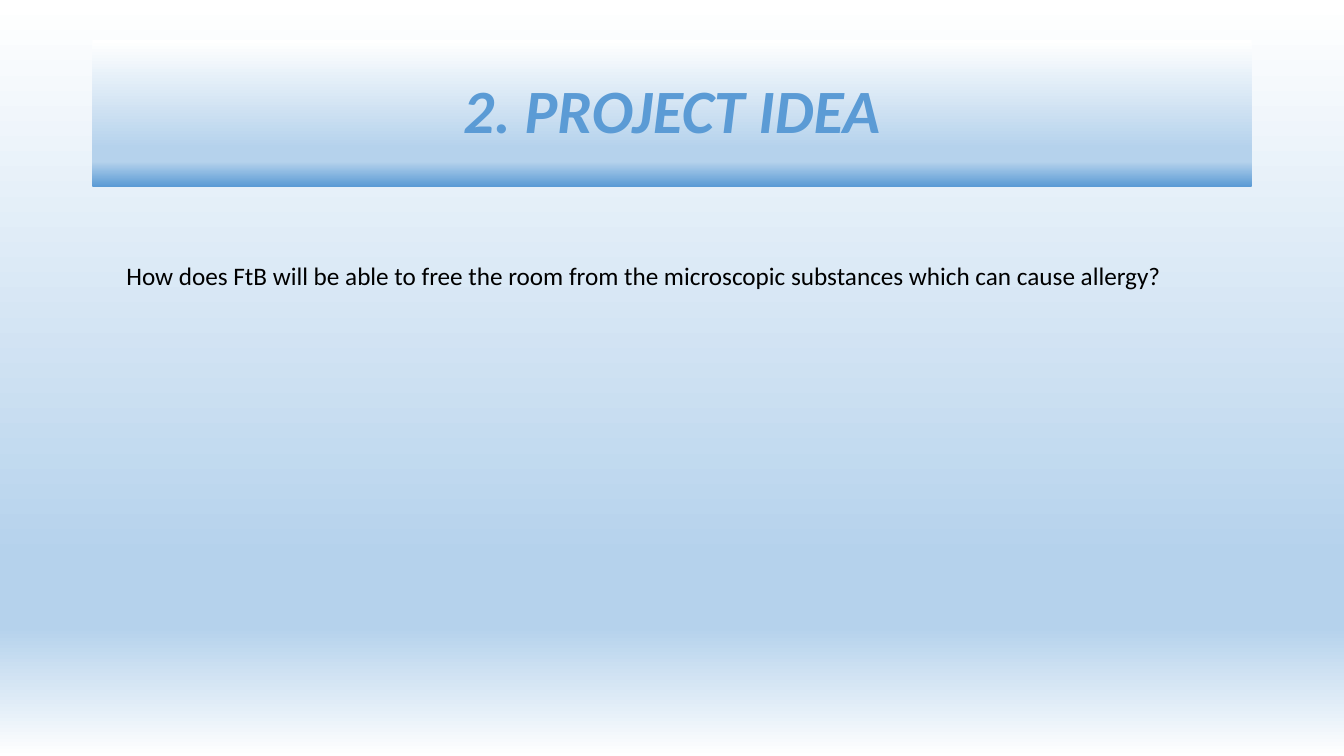
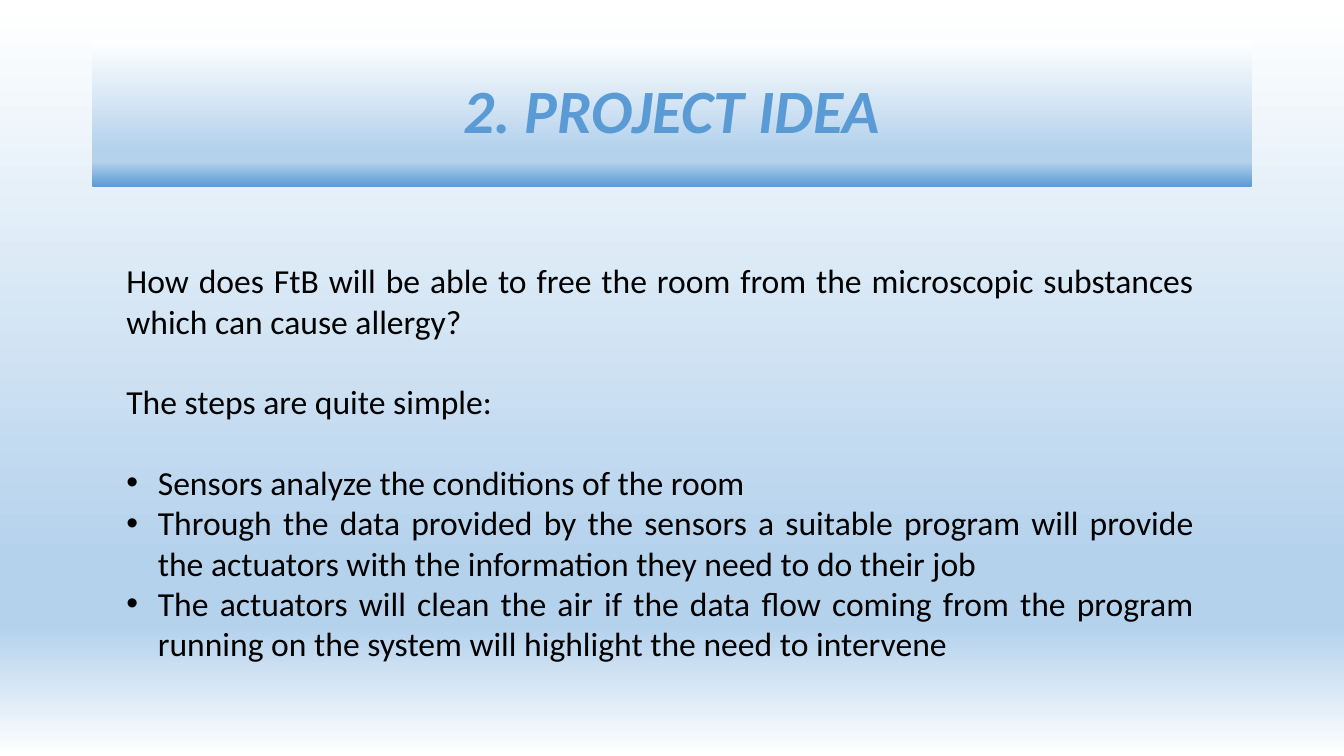
Before and after one commit to s204059/Presentation-Slides, a slide deck: slide 3 of SLIDES.pptx. Drawn at 1344x756 pixels with LibreOffice and Linux fonts; fonts in the diff are those of the drawing. Boxes give left, top, right and bottom in pixels: in the first picture for what was removed or moved away, otherwise in the second. Text is boxed around its words. In the diff, an @@ line names an element or a change of style, - is before the commit and + after.

Commit message:
Add files via upload
Here a more complete version of the slides, so that everyone can modify it. Only the conclusions are missing. Feel free to make changements

```diff
--- a/SLIDES.pptx
+++ b/SLIDES.pptx
@@ text at (x1=126, y1=269, x2=1193, y2=340): size 18 to 24 pt in "How does FtB will be able to ..."; alignment left to justified @@
@@ text at (x1=126, y1=390, x2=1194, y2=662): paragraphs added @@
+The steps are quite simple:
+• Sensors analyze the conditions of the room
+• Through the data provided by the sensors a suitable program will provide the actuators with the information they need to do their job
+• The actuators will clean the air if the data flow coming from the program running on the system will highlight the need to intervene
```
Also in this commit, not shown: 4 slides added.
